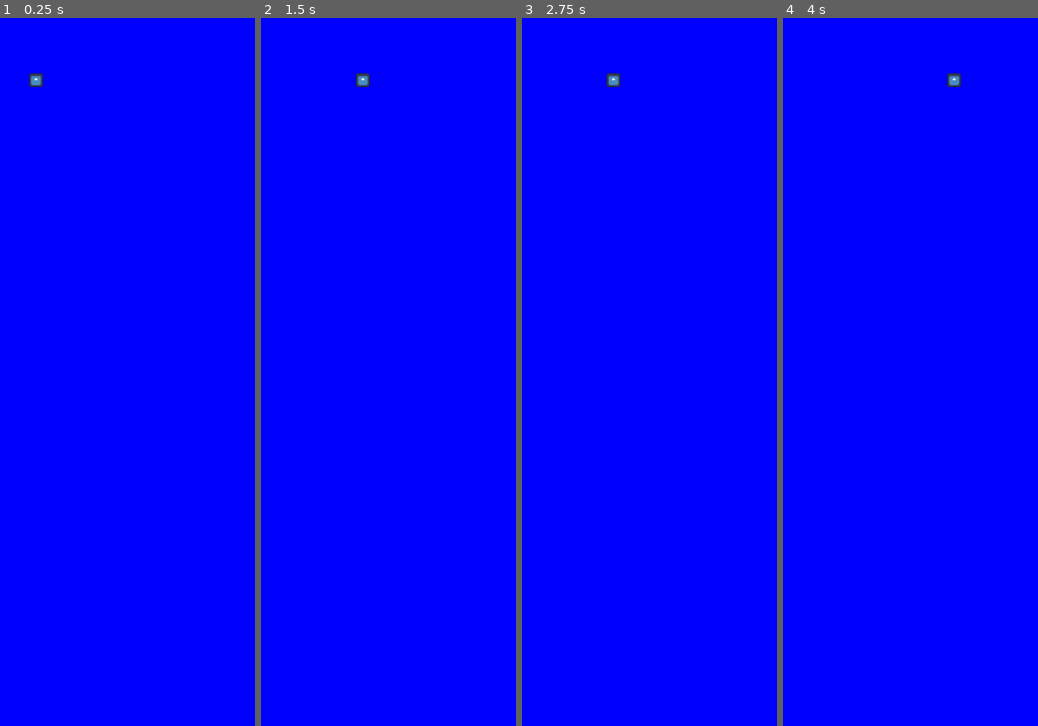
Above: before the commit, frames 1-4 (left to right).
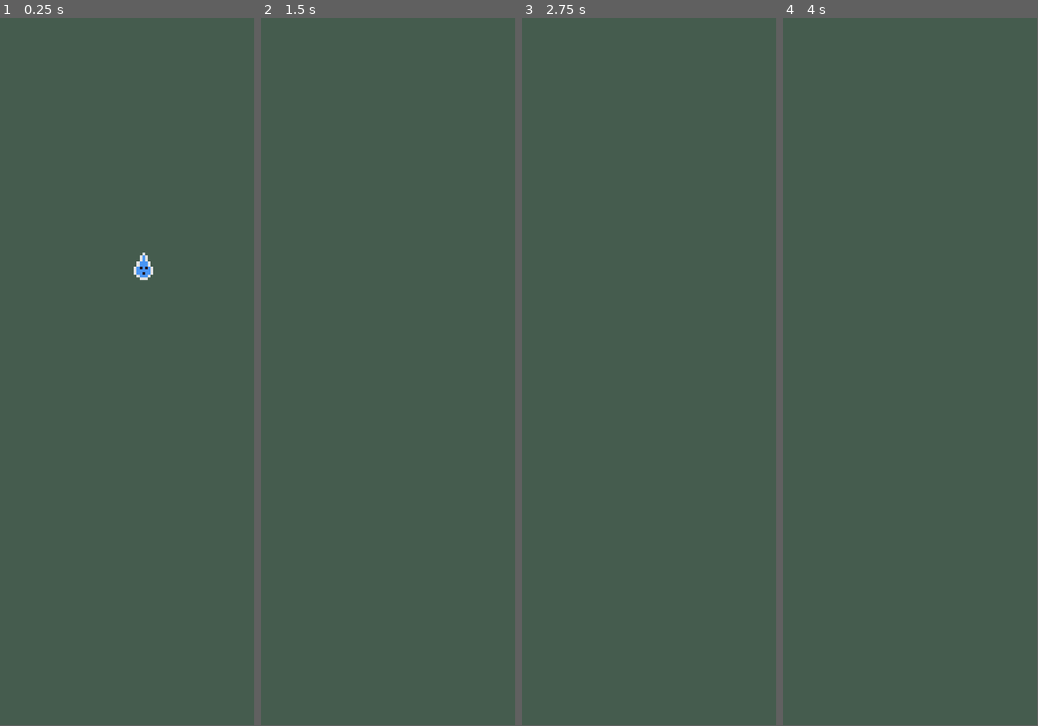
Above: after the commit, the same moments.

Repository: BrokHoly/gamejam_goutte
Game: Godot game, scene res://levels/level_0.tscn
Two runs of this game, one before a commit and one after it. Both use one fixed random seed, a clock stepped at 60 frames per second and the inputs below. The engine's default icon, where the game draws it, is replaced by a stand-in: a white triangle on a blue panel in a dark square.
Inputs:
- Up to frame 1 (0.25 s): no input
- Up to frame 2 (1.5 s): tap Enter (ui_accept) at 0.5, 0.77 s; hold Right (move_right) from 0.53 s (still down)
- Up to frame 3 (2.75 s): tap Enter (ui_accept) at 1.52 s; release Right (move_right) at 2.03 s; hold Left (move_left) from 2.03 s (still down)
- Up to frame 4 (4 s): release Left (move_left) at 2.78 s; hold Right (move_right) from 2.78 s (still down); tap Enter (ui_accept) at 3.02, 3.77 s
In our replay, the window is 288x800 before the commit and 287x799 after it. These sizes can differ from the game's own. Grey fills any space a smaller window leaves; there, only what the larger window draws over its background counts as a difference.

The runs differ from the first frame. In frame 1, 100% of the frame differs, in the area x 0-100%, y 0-100%; in frame 2, 100%; in frame 3, 100%; in frame 4, 100%.

Commit message:
right project setting for pixels

Diff:
--- /dev/null
+++ b/levels/level.gd
@@ -0,0 +1,15 @@
+extends Node2D
+
+
+var OBSTACLES_SPEED: float = 70.0
+const RANDOM_RANGE: Vector2 = Vector2(1.0,3.0)
+
+# Called when the node enters the scene tree for the first time.
+func _ready() -> void:
+	# Instanciate Obstacles
+	pass # Replace with function body.
+
+
+# Called every frame. 'delta' is the elapsed time since the previous frame.
+func _process(delta: float) -> void:
+	pass
--- a/levels/level_0.tscn
+++ b/levels/level_0.tscn
@@ -1,8 +1,10 @@
 [gd_scene format=3 uid="uid://dxvfpix0rubdr"]
 
+[ext_resource type="Script" uid="uid://dgcafqukaoyo7" path="res://levels/level.gd" id="1_823pn"]
 [ext_resource type="PackedScene" uid="uid://oft3ky210837" path="res://player/drop.tscn" id="1_eus5j"]
 
 [node name="Level0" type="Node2D" unique_id=1454019866]
+script = ExtResource("1_823pn")
 
 [node name="Container" type="Control" parent="." unique_id=919447046]
 custom_minimum_size = Vector2(368, 1024)
@@ -22,7 +24,7 @@
 anchor_bottom = 1.0
 grow_horizontal = 2
 grow_vertical = 2
-color = Color(0, 0, 1, 1)
+color = Color(0.2714229, 0.3612528, 0.30720705, 1)
 
 [node name="Drop" parent="." unique_id=1116228112 instance=ExtResource("1_eus5j")]
 position = Vector2(52, 90)
--- a/player/drop.gd
+++ b/player/drop.gd
@@ -1,8 +1,8 @@
 extends CharacterBody2D
 
 
-const SIDE_SPEED = 100.0
-const DOWN_SPEED = 70.0
+const SIDE_SPEED = 70.0
+const DOWN_SPEED = 20.0
 
 func _ready() -> void:
 	pass
--- a/player/drop.tscn
+++ b/player/drop.tscn
@@ -1,7 +1,7 @@
 [gd_scene format=3 uid="uid://oft3ky210837"]
 
 [ext_resource type="Script" uid="uid://noojycw5qyn6" path="res://player/drop.gd" id="1_f4jv2"]
-[ext_resource type="Texture2D" uid="uid://c65p3et3t6jcp" path="res://icon.svg" id="1_hmaih"]
+[ext_resource type="Texture2D" uid="uid://cpsqmuwugefmg" path="res://Assets/Sprites/MainCharacter/Goutte.png" id="2_4atf0"]
 
 [sub_resource type="CircleShape2D" id="CircleShape2D_dods5"]
 radius = 4.0
@@ -11,8 +11,7 @@
 script = ExtResource("1_f4jv2")
 
 [node name="Sprite2D" type="Sprite2D" parent="." unique_id=1376008568]
-scale = Vector2(0.15, 0.15)
-texture = ExtResource("1_hmaih")
+texture = ExtResource("2_4atf0")
 
 [node name="CollisionShape2D" type="CollisionShape2D" parent="." unique_id=1557798314]
 position = Vector2(1, 0)
--- a/project.godot
+++ b/project.godot
@@ -19,10 +19,12 @@
 
 [display]
 
-window/size/viewport_width=368
-window/size/viewport_height=1024
+window/size/viewport_width=92
+window/size/viewport_height=256
 window/size/initial_position_type=0
-window/stretch/mode="viewport"
+window/size/borderless=true
+window/stretch/mode="canvas_items"
+window/stretch/aspect="expand"
 
 [input]
 
Not shown, added: Assets/Sprites/MainCharacter/Goutte.png.import
Not shown, added: Assets/Sprites/MainCharacter/GoutteNoOutline.png.import
Not shown, added: Assets/Sprites/Obstacles/ObstacleNoOutline.png.import
Not shown, added: Assets/resurrect-64-1x(1).png.import
Not shown, added: levels/level.gd.uid
